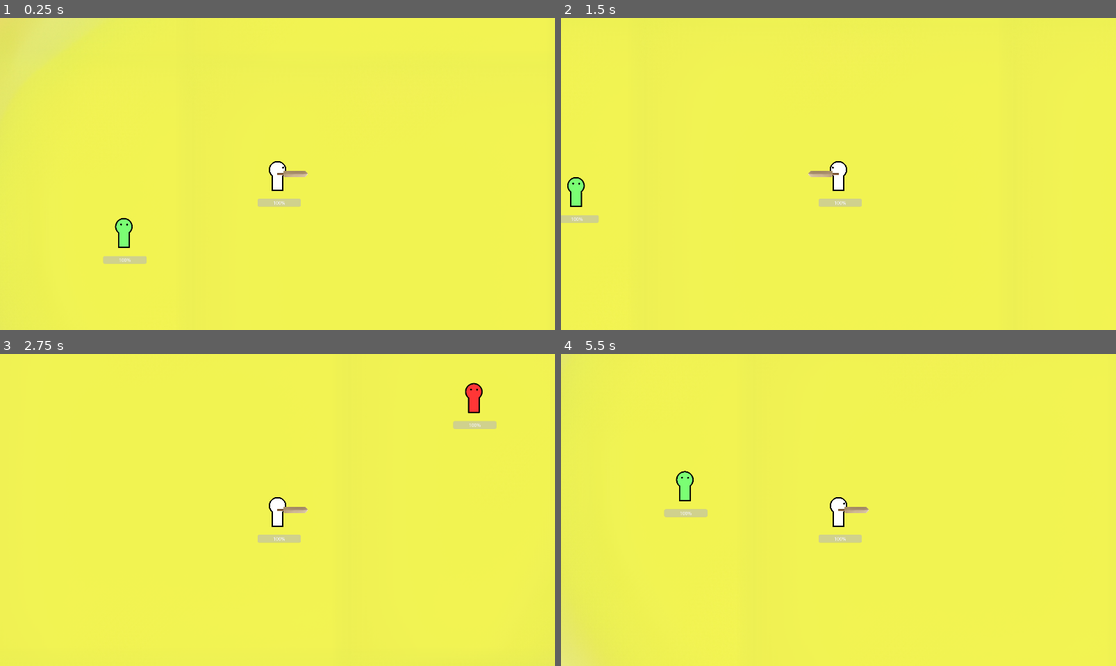
Above: before the commit, frames 1-4 (two rows, left to right).
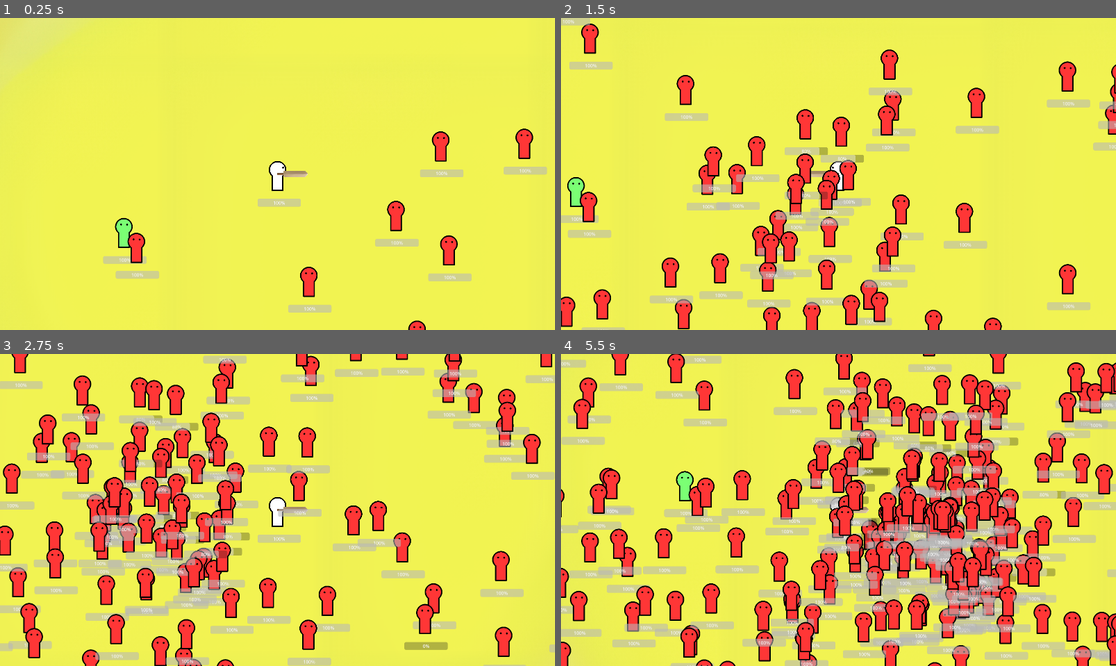
Above: after the commit, the same moments.

Repository: CAHTA123/Light-in-the-Dark
Game: Godot game, scene res://scenes/Game/game.tscn
Same seed, same stepped clock (60 frames per second), same inputs: the game is played once before the commit and once after it.
Inputs (mouse positions are in pixels of both pictures, inside the frame that each line leads up to):
- Up to frame 1 (0.25 s): no input
- Up to frame 2 (1.5 s): move the mouse to (960, 158) at 0.52 s; hold Right (ui_right) 0.53-1.28 s; tap Shift (dash) at 0.6, 1.35 s; move the mouse to (727, 189) at 1.27 s; hold Down (ui_down) from 1.28 s (still down)
- Up to frame 3 (2.75 s): move the mouse to (333, 441) at 2.02 s; release Down (ui_down) at 2.03 s; hold Right (ui_right) from 2.03 s (still down); tap Shift (dash) at 2.1 s
- Up to frame 4 (5.5 s): move the mouse to (810, 572) at 2.77 s; release Right (ui_right) at 2.78 s; hold Up (ui_up) 2.78-3.53 s; tap Shift (dash) every 0.75 s from 2.85 to 5.1 s; move the mouse to (1005, 556) at 3.52 s; hold Left (ui_left) 3.53-5.03 s; move the mouse to (672, 463) at 4.27 s; move the mouse to (866, 510) at 5.02 s; hold Down (ui_down) from 5.03 s (still down)

The runs differ from the first frame. In frame 1, 2.7% of the frame differs, in the area x 20-99%, y 35-100%; in frame 2, 16%; in frame 3, 29%; in frame 4, 45%, in the area x 0-100%, y 0-100%.

Commit message:
.

Diff:
--- a/scenes/Game/game.tscn
+++ b/scenes/Game/game.tscn
@@ -1,9 +1,13 @@
-[gd_scene load_steps=5 format=3 uid="uid://ck1jdw71slkbf"]
+[gd_scene load_steps=7 format=3 uid="uid://ck1jdw71slkbf"]
 
 [ext_resource type="PackedScene" uid="uid://bqhegexofc3wb" path="res://scenes/Islands/islands.tscn" id="1_mhpm1"]
 [ext_resource type="PackedScene" uid="uid://wcix67e82g86" path="res://scenes/Player/player.tscn" id="2_kc6yd"]
 [ext_resource type="PackedScene" uid="uid://0vh3jhnjpwnn" path="res://scenes/Res/res.tscn" id="3_m2plk"]
 [ext_resource type="PackedScene" uid="uid://cdtvya2u1xsii" path="res://scenes/Enemy/enemy.tscn" id="4_m7kfr"]
+[ext_resource type="Script" path="res://scenes/Spawner/spawner.gd" id="5_3nxl5"]
+
+[sub_resource type="CircleShape2D" id="CircleShape2D_27xhv"]
+radius = 1700.0
 
 [node name="Game" type="Node2D"]
 
@@ -15,7 +19,6 @@
 color = Color(0.0582, 0.043, 0.1, 1)
 
 [node name="Islands" parent="." instance=ExtResource("1_mhpm1")]
-position = Vector2(65, -12)
 
 [node name="Player" parent="." instance=ExtResource("2_kc6yd")]
 position = Vector2(-355, -338)
@@ -25,3 +28,12 @@
 
 [node name="Enemy" parent="." instance=ExtResource("4_m7kfr")]
 position = Vector2(1060, -355)
+
+[node name="Spawner" type="Node2D" parent="."]
+script = ExtResource("5_3nxl5")
+
+[node name="Area2D" type="Area2D" parent="Spawner"]
+
+[node name="CollisionShape2D" type="CollisionShape2D" parent="Spawner/Area2D"]
+position = Vector2(0, -100)
+shape = SubResource("CircleShape2D_27xhv")
--- a/scenes/Spawner/spawner.gd
+++ b/scenes/Spawner/spawner.gd
@@ -1,20 +1,31 @@
 extends Node2D
 
-var spawn
+@onready var spawn_area = get_node("Area2D")
+var spawn = "res://scenes/Enemy/enemy.tscn"
 
-
-# Called when the node enters the scene tree for the first time.
 func _ready():
 	pass # Replace with function body.
 
-
-# Called every frame. 'delta' is the elapsed time since the previous frame.
 func _process(delta):
 	spawn_all()
 
 func spawn_all():
 	if spawn:
-		var pos
+		var pos = random_point()
 		var s = load(spawn).instantiate()
-		s.global_position = pos.global_position
+		s.global_position = pos
 		get_parent().add_child(s)
+
+func random_point():
+	var shape = spawn_area.get_node("CollisionShape2D").get_shape()
+	var circle_shape = shape as CircleShape2D # Получаем форму круга
+
+	# Генерируем случайные координаты внутри круга
+	var angle = randf_range(0, 2 * PI)
+	var radius = circle_shape.radius * randf_range(0, 1)
+	var x = radius * cos(angle)
+	var y = radius * sin(angle) / 4 * 3
+	var point = Vector2(x, y)
+
+	# Переводим точку в глобальные координаты
+	return spawn_area.to_global(point)
--- a/scenes/Spawner/spawner.tscn
+++ b/scenes/Spawner/spawner.tscn
@@ -4,3 +4,7 @@
 
 [node name="Spawner" type="Node2D"]
 script = ExtResource("1_2pbq2")
+
+[node name="Area2D" type="Area2D" parent="."]
+
+[node name="CollisionShape2D" type="CollisionShape2D" parent="Area2D"]
